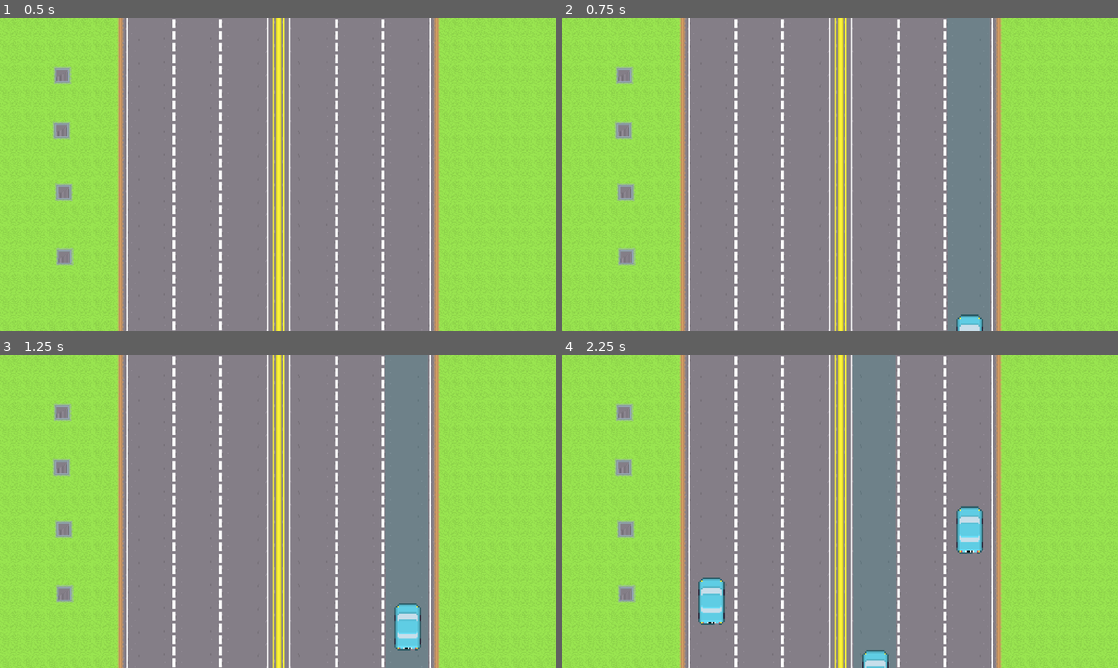
Above: before the commit, frames 1-4 (two rows, left to right).
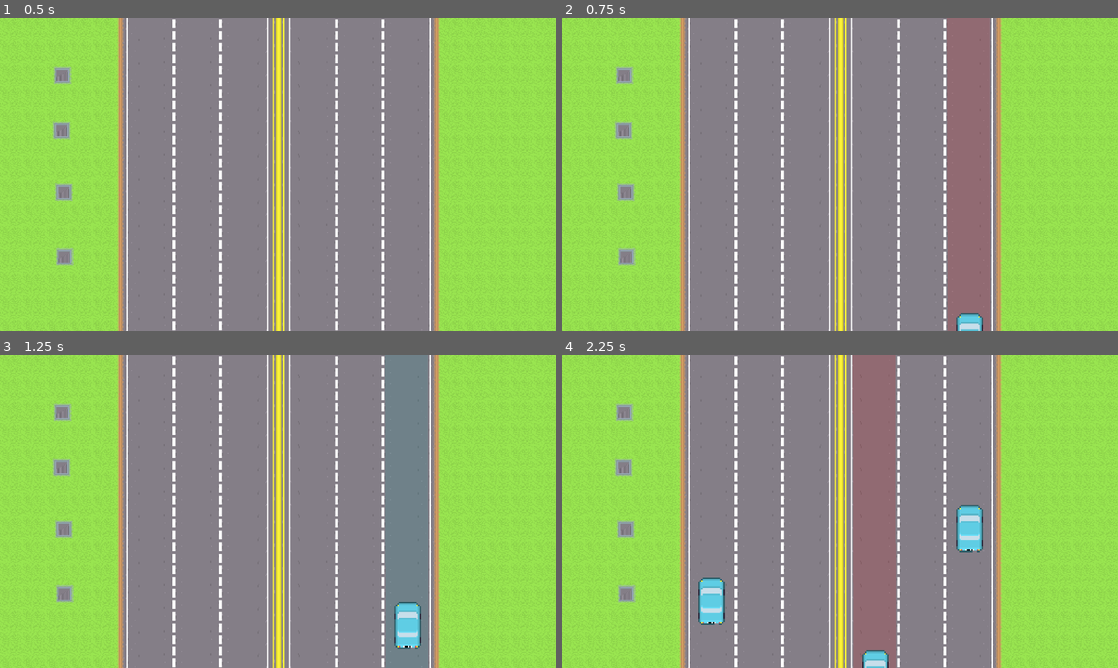
Above: after the commit, the same moments.

Repository: lewis785/gmtk-game-jam-2023
Game: Godot game, scene res://scenes/world.tscn
The game is run twice, just before and just after one commit, with the same random seed, the same clock (stepped at 60 frames per second) and the same inputs. Sound files missing from this copy of the repository are replaced by a short silence.
Inputs (mouse positions are in pixels of both pictures, inside the frame that each line leads up to):
- Up to frame 1 (0.5 s): no input
- Up to frame 2 (0.75 s): tap Enter at 0.5 s; move the mouse to (962, 158) at 0.52 s; click (962, 158) at 0.67 s
- Up to frame 3 (1.25 s): no input
- Up to frame 4 (2.25 s): move the mouse to (728, 527) at 1.27 s; click (728, 527) at 1.42 s; move the mouse to (895, 442) at 2.02 s; click (895, 442) at 2.17 s

Frame 1 is identical in both runs. In frame 2, 7.6% of the frame differs, in the area x 69-77%, y 0-100%; in frame 3, 0.2%; in frame 4, 7.7%, in the area x 52-76%, y 0-100%.

Commit message:
FIX vehicles being able to be spawned inside other vehicles

Diff:
--- a/scenes/truck/TruckSpawner.gd
+++ b/scenes/truck/TruckSpawner.gd
@@ -3,11 +3,24 @@
 @export var truck_scene : PackedScene
 @export var collision: CollisionPolygon2D
 @export var score: ScoreComponent
+@export var hover_color: Color
+@export var blocked_spawn_color: Color
+
+var can_spawn = true
 
 func _ready():
+	allow_spawning()
 	if collision:
 		$Highlight.polygon = collision.polygon
 		$Highlight.position = collision.position
+
+func allow_spawning():
+	can_spawn = true
+	$Highlight.color = hover_color
+
+func disable_spawning():
+	can_spawn = false
+	$Highlight.color = blocked_spawn_color
 
 func is_left_click(event):
 	if (!event is InputEventMouseButton || !event.pressed):
@@ -16,7 +29,8 @@
 	return event.button_index == MOUSE_BUTTON_LEFT
 
 func _input_event( viewport, event, shape_idx):
-	if (is_left_click(event)):
+	if (is_left_click(event) && can_spawn):
+		disable_spawning()
 		var truck = truck_scene.instantiate()
 		add_child(truck)
 
@@ -34,3 +48,7 @@
 	if body.is_in_group("Vehicle"):
 		increase_score(body.score_value)
 		body.queue_free()
+
+func _on_vehicle_spawn_area_body_exited(body):
+	if body.is_in_group("Vehicle"):
+		allow_spawning()
--- a/scenes/truck/TruckSpawner.tscn
+++ b/scenes/truck/TruckSpawner.tscn
@@ -1,16 +1,21 @@
-[gd_scene load_steps=3 format=3 uid="uid://o85i321qi44w"]
+[gd_scene load_steps=4 format=3 uid="uid://o85i321qi44w"]
 
 [ext_resource type="Script" path="res://scenes/truck/TruckSpawner.gd" id="1_88df4"]
 [ext_resource type="PackedScene" uid="uid://b3bw5liu8eq7e" path="res://scenes/components/ScoreComponent.tscn" id="2_fr23u"]
+
+[sub_resource type="RectangleShape2D" id="RectangleShape2D_5v2su"]
+size = Vector2(102, 51)
 
 [node name="TruckSpawner" type="Area2D" node_paths=PackedStringArray("collision", "score")]
 script = ExtResource("1_88df4")
 collision = NodePath("ClickableArea")
 score = NodePath("ScoreComponent")
+hover_color = Color(0, 0.580392, 0.584314, 0.156863)
+blocked_spawn_color = Color(0.842681, 0, 0, 0.156863)
 
 [node name="Highlight" type="Polygon2D" parent="."]
 visible = false
-color = Color(0, 0.580392, 0.584314, 0.164706)
+color = Color(0, 0.580392, 0.584314, 0.156863)
 polygon = PackedVector2Array(-10, -10, 10, -10, 10, 10, -10, 10)
 
 [node name="ClickableArea" type="CollisionPolygon2D" parent="."]
@@ -19,6 +24,14 @@
 
 [node name="ScoreComponent" parent="." instance=ExtResource("2_fr23u")]
 
+[node name="VehicleSpawnArea" type="Area2D" parent="."]
+
+[node name="VehicleSpawnZone" type="CollisionShape2D" parent="VehicleSpawnArea"]
+position = Vector2(-1, -25.5)
+shape = SubResource("RectangleShape2D_5v2su")
+debug_color = Color(0.296407, 0.625069, 0.201804, 0.42)
+
 [connection signal="body_exited" from="." to="." method="_on_body_exited"]
 [connection signal="mouse_entered" from="." to="." method="_on_mouse_entered"]
 [connection signal="mouse_exited" from="." to="." method="_on_mouse_exited"]
+[connection signal="body_exited" from="VehicleSpawnArea" to="." method="_on_vehicle_spawn_area_body_exited"]
--- a/scenes/world.tscn
+++ b/scenes/world.tscn
@@ -20,7 +20,7 @@
 truck_scene = ExtResource("3_c5fii")
 
 [node name="TruckSpawner2" parent="Background" instance=ExtResource("2_lekw4")]
-position = Vector2(273, 449)
+position = Vector2(273, 448)
 scale = Vector2(0.58, 0.58)
 truck_scene = ExtResource("3_c5fii")
 
@@ -35,12 +35,12 @@
 truck_scene = ExtResource("3_c5fii")
 
 [node name="TruckSpawner5" parent="Background" instance=ExtResource("2_lekw4")]
-position = Vector2(497, 449)
+position = Vector2(497, 448)
 scale = Vector2(0.58, 0.58)
 truck_scene = ExtResource("3_c5fii")
 
 [node name="TruckSpawner6" parent="Background" instance=ExtResource("2_lekw4")]
-position = Vector2(562, 450)
+position = Vector2(562, 448)
 scale = Vector2(0.58, 0.58)
 truck_scene = ExtResource("3_c5fii")
 
Not shown: 1 places in scenes/world.tscn that only renumber resources
